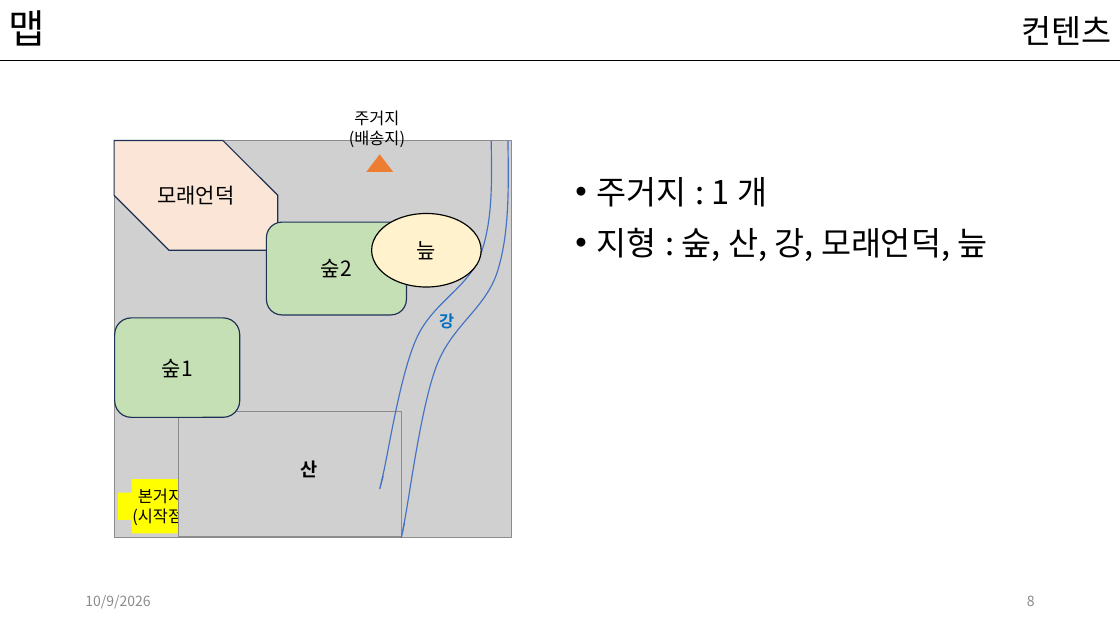
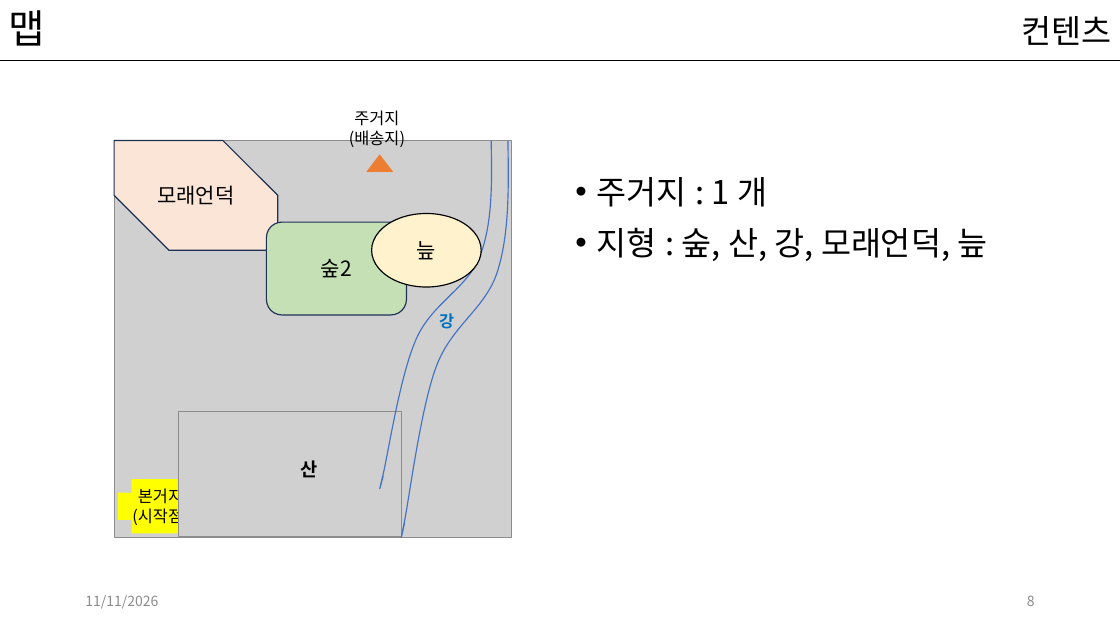
Before and after one commit to kwakyerin/2026_Graduation_Project, a slide deck: slide 8 of documents/HyunahKwon/01_works/01_designing/01_for_teammates/프로토타입_기획.pptx. Drawn at 1120x630 pixels with LibreOffice and Linux fonts; fonts in the diff are those of the drawing; grey boxes stand for pictures. Boxes give left, top, right and bottom in pixels: in the first picture for what was removed or moved away, otherwise in the second. Text is boxed around its words. In the diff, an @@ line names an element or a change of style, - is before the commit and + after.

```diff
--- a/documents/HyunahKwon/01_works/01_designing/01_for_teammates/프로토타입_기획.pptx
+++ b/documents/HyunahKwon/01_works/01_designing/01_for_teammates/프로토타입_기획.pptx
@@ rounded rectangle removed at (115,318,240,417) @@
-숲1
@@ text at (85,595,158,609): text changed @@
-10/9/2026
+11/11/2026
```
Also in this commit, not shown: 34 other slides changed, 5 other files.
